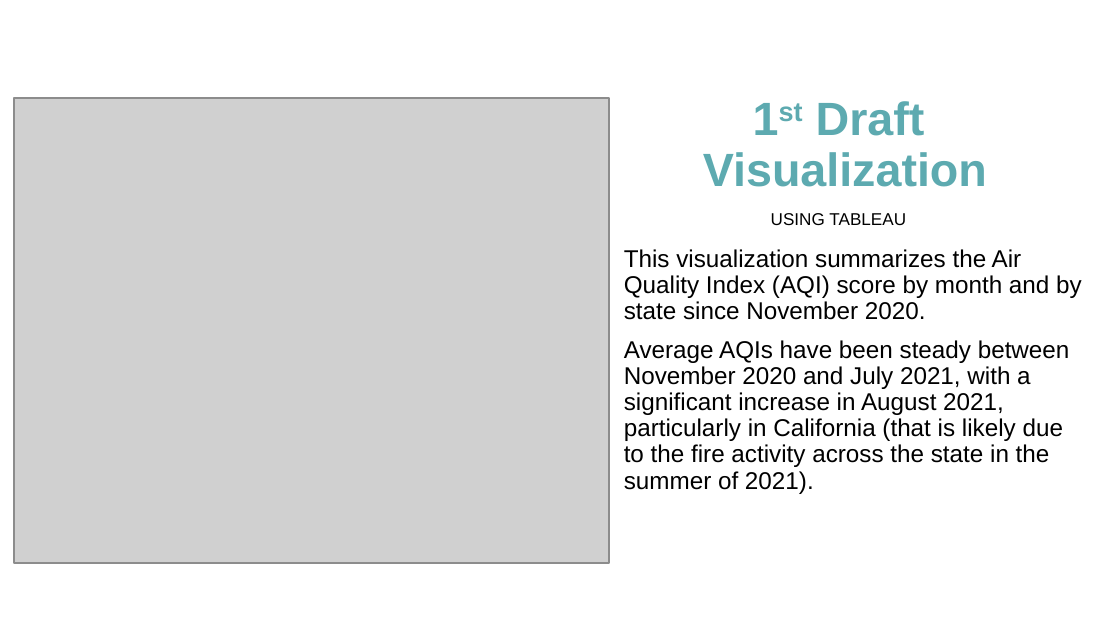
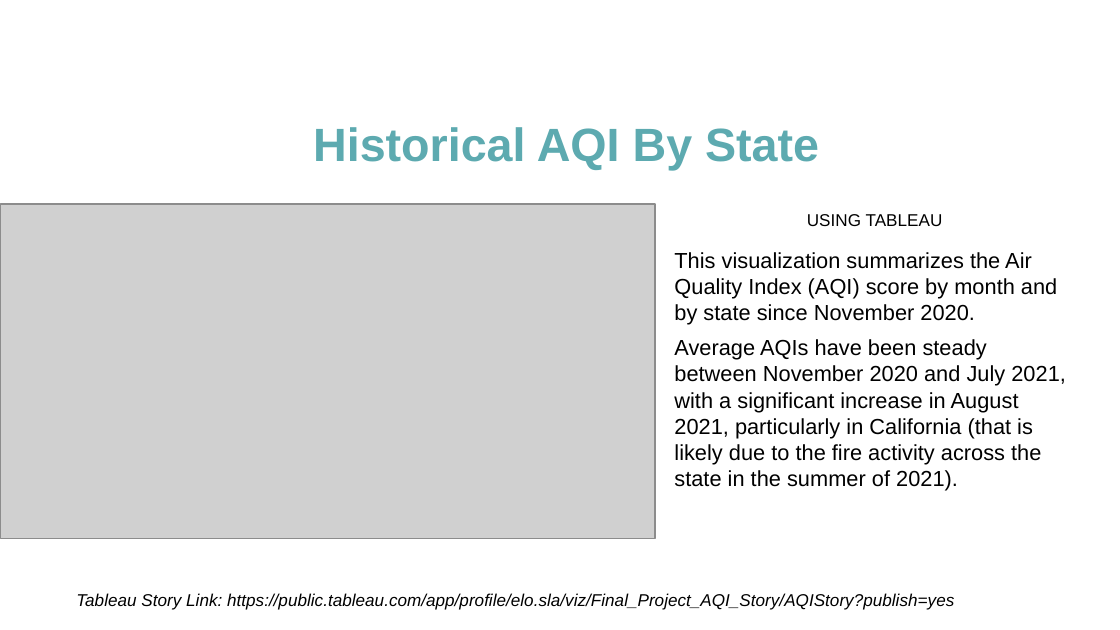
Before and after one commit to mereilly/AQI_Module_20_Final_Project, a slide deck: slide 10 of OpenWeather_AQI_Presentation_Draft.pptx (slide 9 before the commit). Drawn at 1120x630 pixels with LibreOffice and Linux fonts; fonts in the diff are those of the drawing; grey boxes stand for pictures. Boxes give left, top, right and bottom in pixels: in the first picture for what was removed or moved away, otherwise in the second. Text is boxed around its words. In the diff, an @@ line names an element or a change of style, - is before the commit and + after.

```diff
--- a/OpenWeather_AQI_Presentation_Draft.pptx
+++ b/OpenWeather_AQI_Presentation_Draft.pptx
@@ title removed at (703, 101, 987, 187) @@
-1st Draft Visualization
@@ title added at (313, 127, 819, 170), 30 pt, text #5DAAB0, bold @@
+Historical AQI By State
@@ picture: place and size @@
-picture at (13, 99, 608, 563)
+picture at (1, 204, 655, 538)
@@ text "USING TABLEAU": place and size @@
-text "USING TABLEAU" at (771, 213, 906, 225)
+text "USING TABLEAU" at (807, 214, 943, 226)
@@ text "This visualization summarizes the Air ...": place and size @@
-text "This visualization summarizes the Air ..." at (624, 249, 1082, 494)
+text "This visualization summarizes the Air ..." at (674, 252, 1066, 491)
@@ text "This visualization summarizes the Air ..." at (674, 252, 1066, 491): size 15.6 to 14 pt; line spacing 0.9 to 1; more space between paragraphs; less space between paragraphs @@
@@ text added at (76, 593, 954, 610), 11 pt, text #000000, italic @@
+Tableau Story Link: https://public.tableau.com/app/profile/elo.sla/viz/Final_Project_AQI_Story/AQIStory?publish=yes
```
Also in this commit, not shown: 6 other slides changed, 4 slides added, 4 other files.
